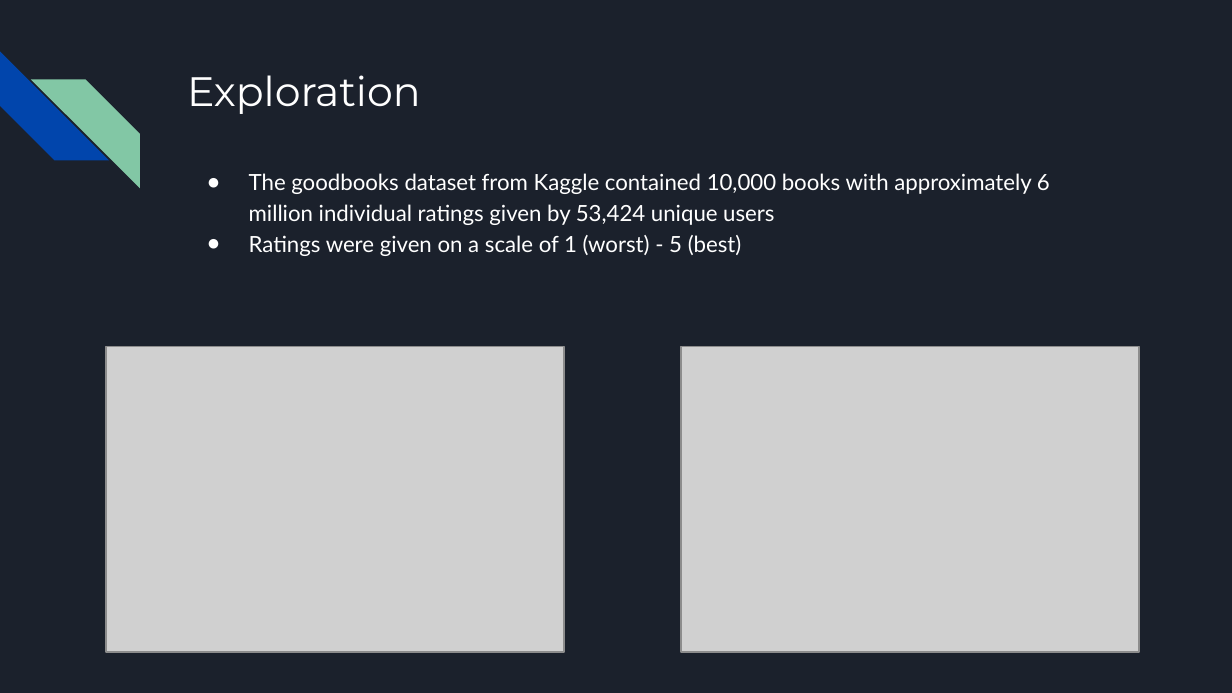
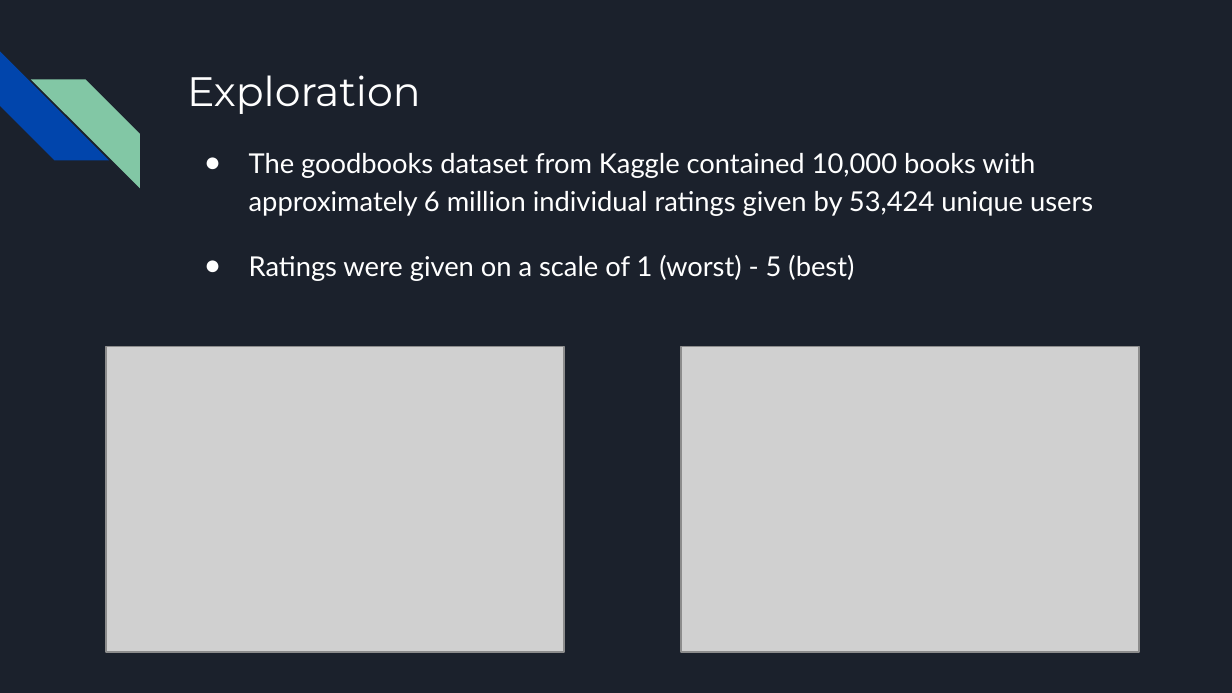
Before and after one commit to dsouzaj98/Book_Recommender, a slide deck: slide 2 of Book Recommender.pptx. Drawn at 1232x693 pixels with LibreOffice and Linux fonts; fonts in the diff are those of the drawing; grey boxes stand for pictures. Boxes give left, top, right and bottom in pixels: in the first picture for what was removed or moved away, otherwise in the second. Text is boxed around its words. In the diff, an @@ line names an element or a change of style, - is before the commit and + after.

Commit message:
add final presentation

```diff
--- a/Book Recommender.pptx
+++ b/Book Recommender.pptx
@@ text "The goodbooks dataset from Kaggle ...": place and size @@
-text "The goodbooks dataset from Kaggle ..." at (249, 173, 1050, 256)
+text "The goodbooks dataset from Kaggle ..." at (249, 153, 1093, 281)
@@ text "The goodbooks dataset from Kaggle ..." at (249, 153, 1093, 281): size 13 to 16 pt; indent changed; more space between paragraphs @@
```
Also in this commit, not shown: 1 other slide changed, 1 slide added.
